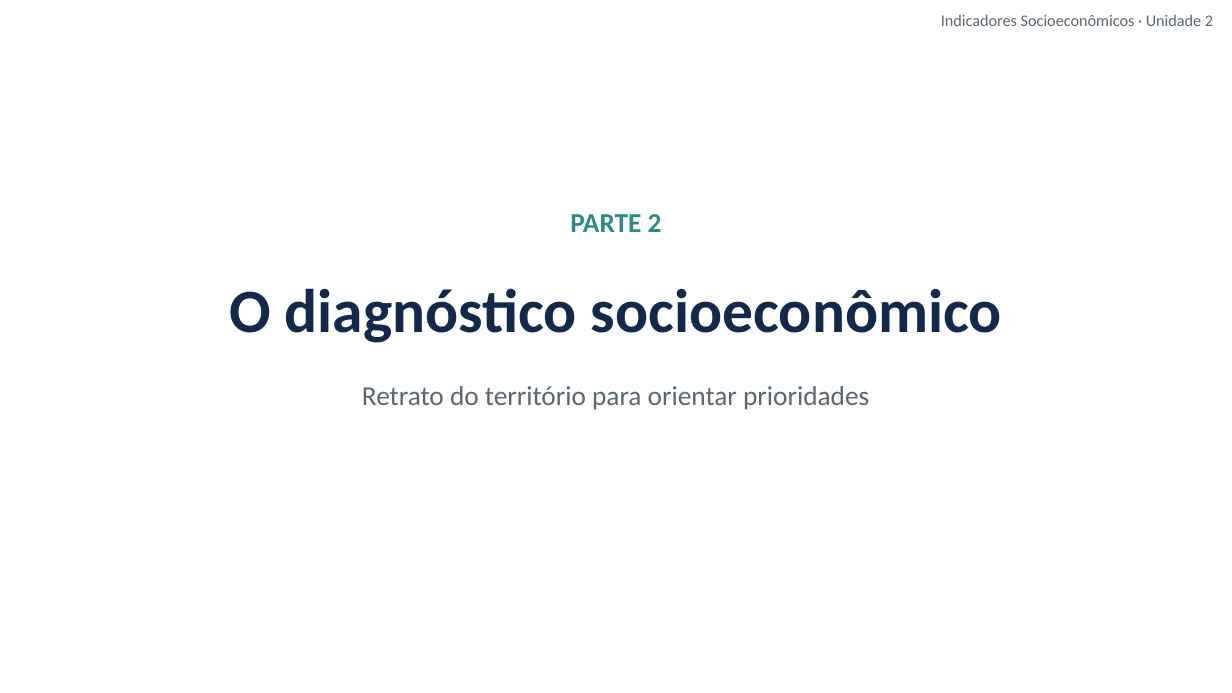
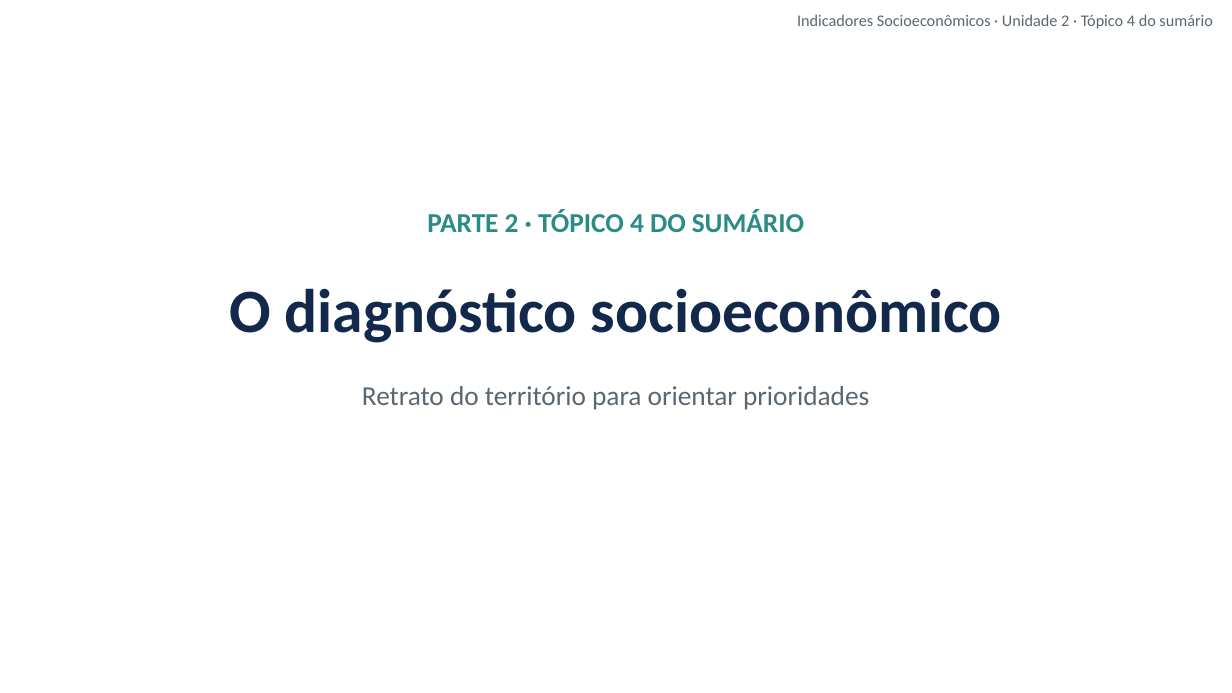
Before and after one commit to cleitonfranco74/gestao_publica, a slide deck: slide 6 of disciplina-08-indicadores-socioeconomicos/materiais/02_Unidade_2_Indicadores_e_Diagnosticos.pptx. Drawn at 1232x693 pixels with LibreOffice and Linux fonts; fonts in the diff are those of the drawing; background and template pictures are left out. Boxes give left, top, right and bottom in pixels: in the first picture for what was removed or moved away, otherwise in the second. Text is boxed around its words. In the diff, an @@ line names an element or a change of style, - is before the commit and + after.

```diff
--- a/disciplina-08-indicadores-socioeconomicos/materiais/02_Unidade_2_Indicadores_e_Diagnosticos.pptx
+++ b/disciplina-08-indicadores-socioeconomicos/materiais/02_Unidade_2_Indicadores_e_Diagnosticos.pptx
@@ text at (797,14,1213,29): text changed @@
-Indicadores Socioeconômicos · Unidade 2
+Indicadores Socioeconômicos · Unidade 2 · Tópico 4 do sumário
@@ text at (427,210,804,232): text changed @@
-PARTE 2
+PARTE 2 · TÓPICO 4 DO SUMÁRIO
```
Also in this commit, not shown: 13 other slides changed, 1 slide added, 8 other files.
